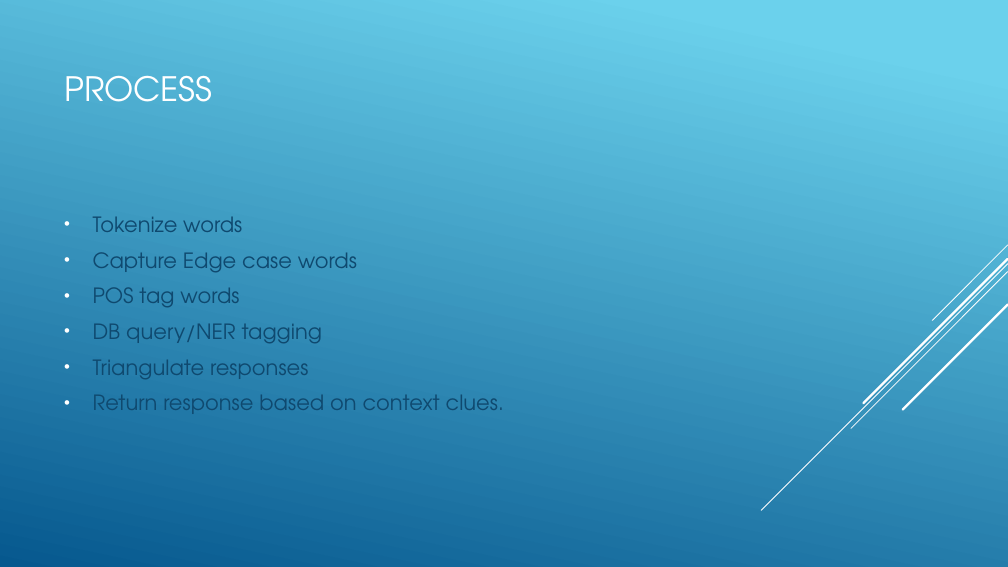
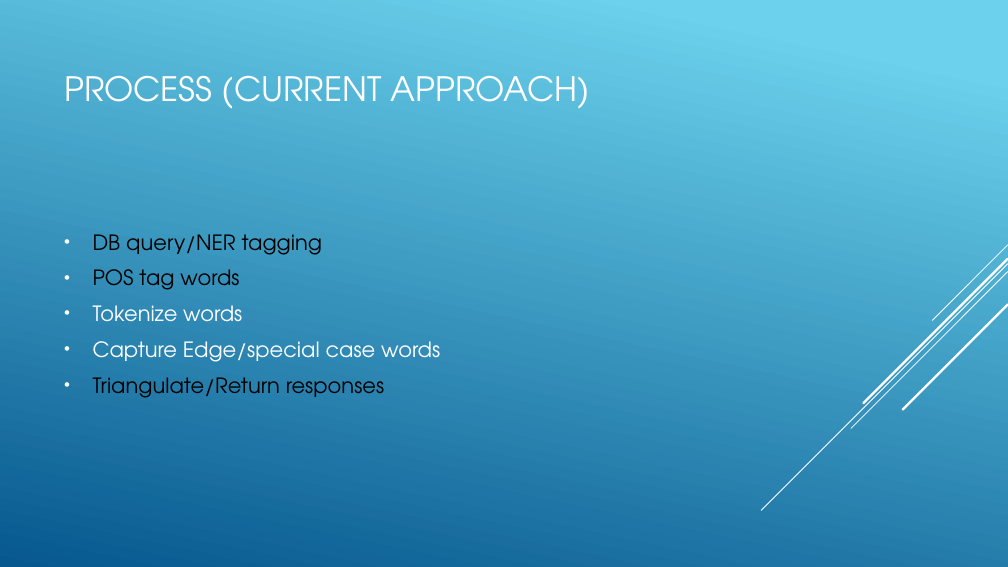
Before and after one commit to jjulian91/NLP_QA_Python, a slide deck: slide 6 of 620 slides.pptx (slide 3 before the commit). Drawn at 1008x567 pixels with LibreOffice and Linux fonts; fonts in the diff are those of the drawing. Boxes give left, top, right and bottom in pixels: in the first picture for what was removed or moved away, otherwise in the second. Text is boxed around its words. In the diff, an @@ line names an element or a change of style, - is before the commit and + after.

Commit message:
updated slides

```diff
--- a/620 slides.pptx
+++ b/620 slides.pptx
@@ title at bbox=[64, 75, 590, 109]: text changed @@
-PROCESS
+PROCESS (CURRENT APPROACH)
@@ text at bbox=[93, 234, 322, 290]: paragraphs added @@
+• DB query/NER tagging
+• POS tag words
@@ text at bbox=[93, 305, 242, 322]: text colour #0F496F to #FFFFFF in "Tokenize words" @@
@@ text at bbox=[93, 341, 440, 398]: text changed; text colour #0F496F to #FFFFFF @@
-• Capture Edge case words
-• POS tag words
-• DB query/NER tagging
-• Triangulate responses
-• Return response based on context clues.
+• Capture Edge/special case words
+• Triangulate/Return responses
```
Also in this commit, not shown: 5 other slides changed, 1 slide added, 1 slide removed.
